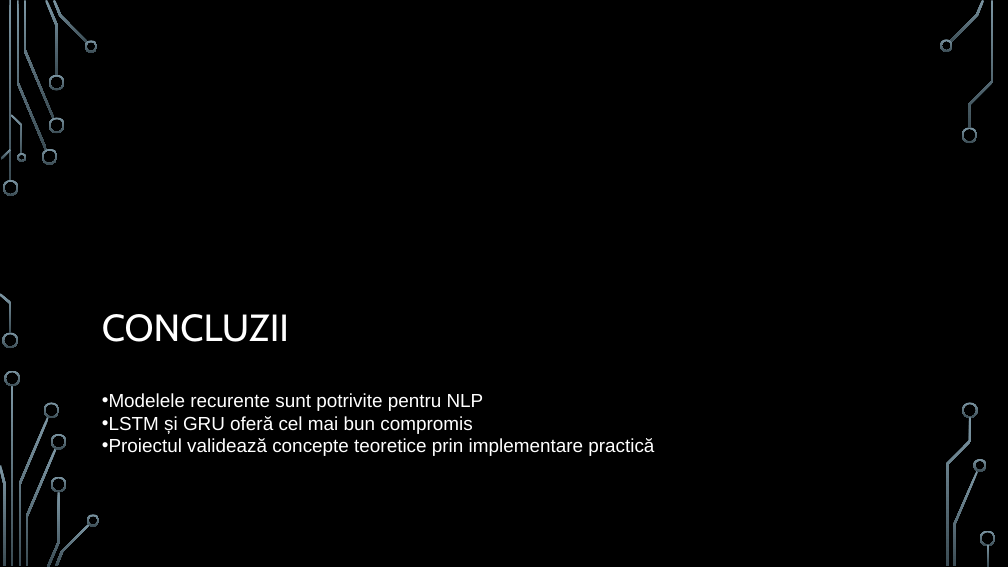
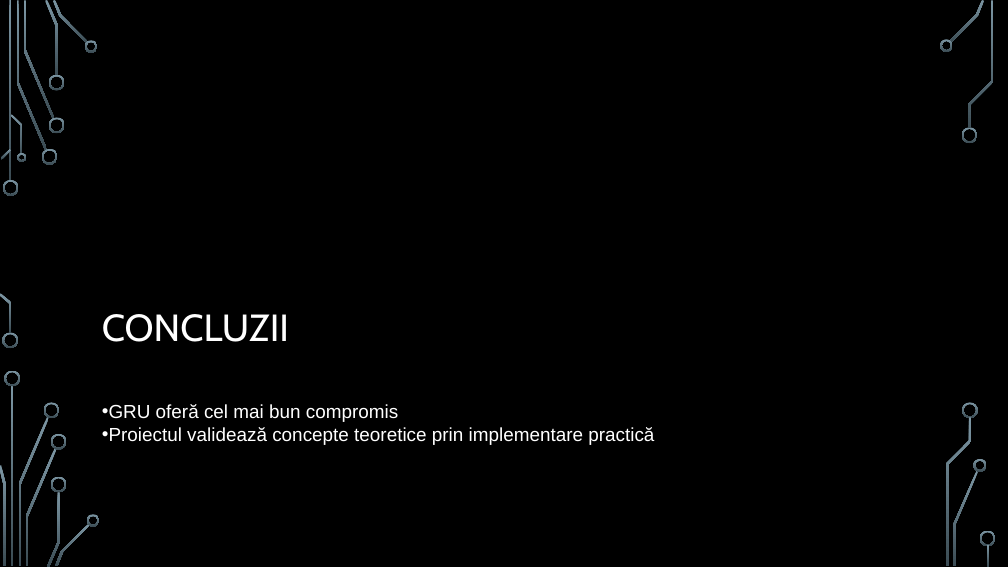
Before and after one commit to janina280/Sentiment-Analysis-of-Movie-Reviews, a slide deck: slide 21 of Sentiment Analysis of Movie Reviews.pptx. Drawn at 1008x567 pixels with LibreOffice and Linux fonts; fonts in the diff are those of the drawing; background and template pictures are left out. Boxes give left, top, right and bottom in pixels: in the first picture for what was removed or moved away, otherwise in the second. Text is boxed around its words. In the diff, an @@ line names an element or a change of style, - is before the commit and + after.

```diff
--- a/Sentiment Analysis of Movie Reviews.pptx
+++ b/Sentiment Analysis of Movie Reviews.pptx
@@ text "GRU oferă cel mai bun ...": place and size @@
-text "GRU oferă cel mai bun ..." at [102,393,654,456]
+text "GRU oferă cel mai bun ..." at [102,404,654,445]
@@ text at [102,404,398,422]: text changed @@
-• Modelele recurente sunt potrivite pentru NLP
-• LSTM și GRU oferă cel mai bun compromis
+• GRU oferă cel mai bun compromis
```
Also in this commit, not shown: 5 other slides changed, 2 slides added, 2 slides removed, 1 other file.
